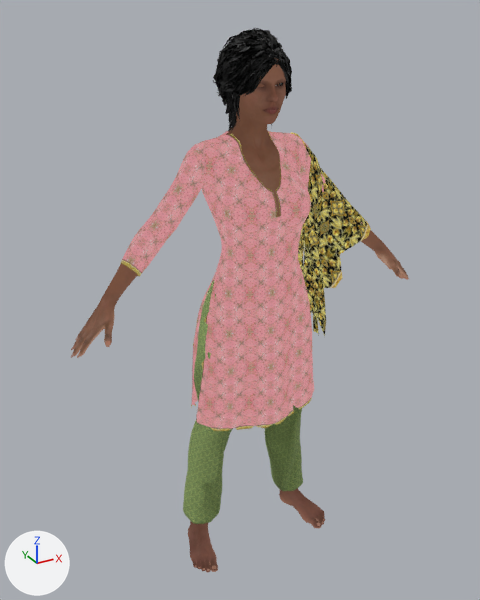
What one commit did to the glTF model models/scene1/mother/mother.gltf.
Both versions are drawn from a 50 mm lens placed at (-1.024, -1.76, 1.882), pointed at (-0.025, 0.057, 0.973). The lights are fixed; the arrows at lower left show +X, +Y and +Z.

Before the edit, the objects in view are built like this:
```python
ob_females_392336_shape = bpy.data.objects.new('Females_392336.Shape', me_bs_updo_hair__392336)
ob_females_392336_shape.location = (0.0, 0.0, 0.0)
```
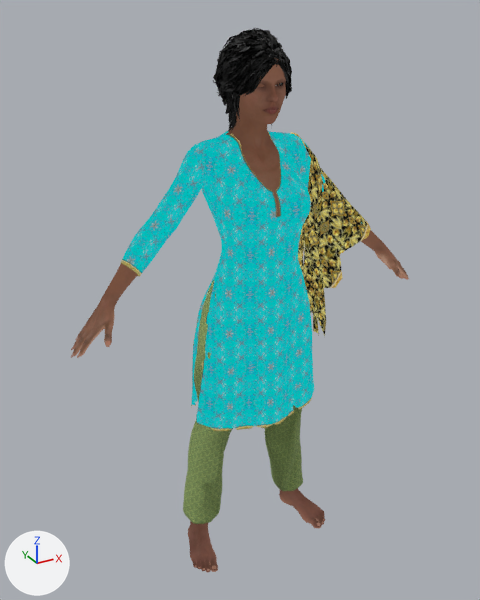
What changed in the scene script:
```text
Add img_untitled_design:
    img_untitled_design = load_image('Untitled design', 'textures/Untitled design.png', 1080, 1080, 'sRGB')
Change mat_tunic_13975_tunicfabric:
    where n5 = _N.new('ShaderNodeTexImage'); n5.name = 'Image Texture'
    n5.image: img_tunictx -> img_untitled_design
```

Where the change shows, as pixel boxes (x1, y1, x2, y2) in the pictures (480 x 600 px):
'Females_392336.Shape', surface changed (pink to cyan): (120, 128, 365, 432) in both
